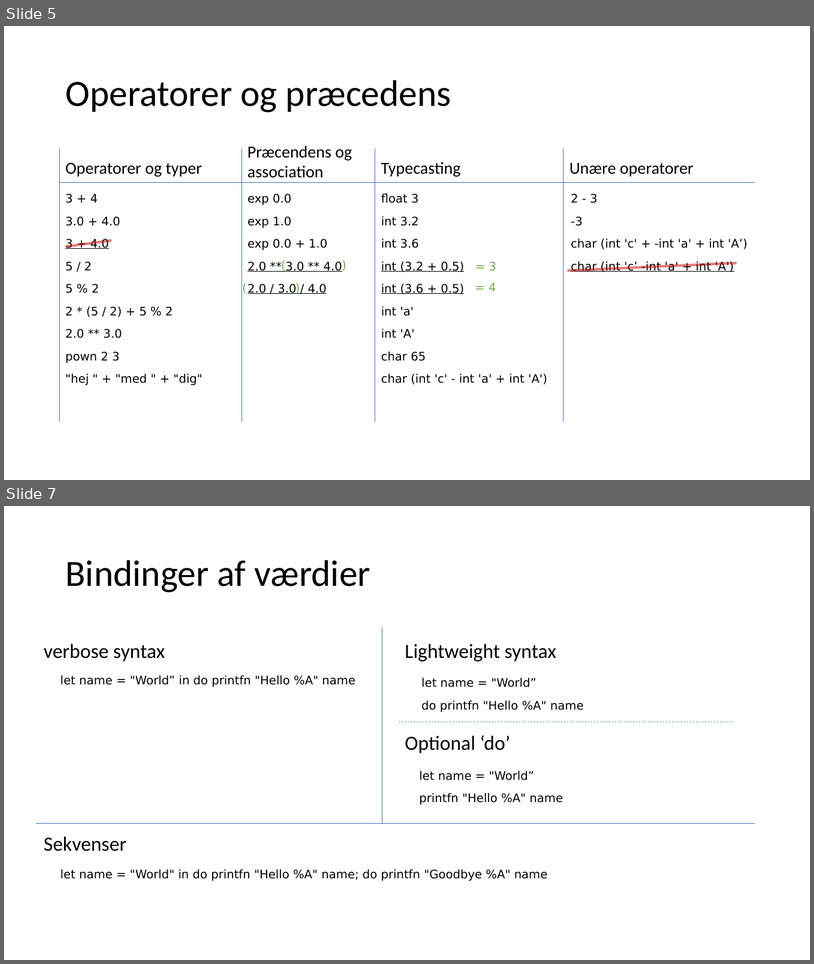
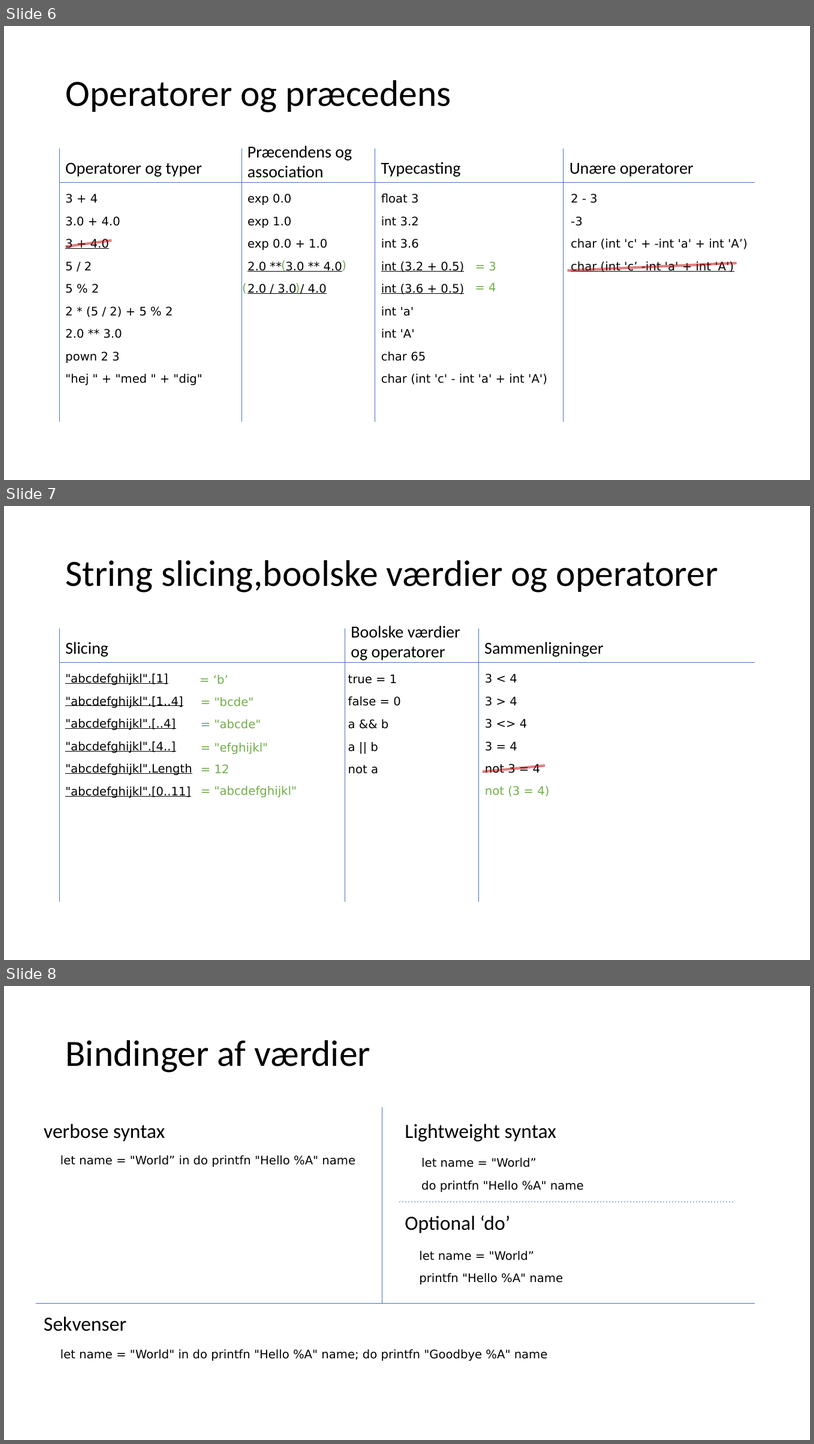
Before and after one commit to fisterloegsovs/pop22, a slide deck: lectures/3.1PrecedenceNKeywords/lecture.pptx. Shown one above the other, each under a label of ours: slides 5 and 7 before the commit, slides 6, 7 and 8 after it; the slides between them are not shown. The pictures are 814x964 and 814x1444 pixels, drawn with LibreOffice and Linux fonts; fonts in the diff are those of the drawing. Boxes give left, top, right and bottom in pixels: in the first picture for what was removed or moved away, otherwise in the second. Text is boxed around its words. In the diff, an @@ line names an element or a change of style, - is before the commit and + after.

```diff
--- a/lectures/3.1PrecedenceNKeywords/lecture.pptx
+++ b/lectures/3.1PrecedenceNKeywords/lecture.pptx
@@ slide 7 added at (x1=4, y1=506, x2=810, y2=960), background #FFFFFF @@
@@ title added at (x1=65, y1=560, x2=719, y2=592), 44 pt, text #000000 @@
+String slicing,boolske værdier og operatorer
@@ line added from (60, 628) to (60, 901), #4472C4 0.5 pt @@
@@ line added from (345, 628) to (345, 901), #4472C4 0.5 pt @@
@@ text added at (x1=351, y1=625, x2=461, y2=660), 20 pt, text #000000 @@
+Boolske værdier og operatorer
@@ line added from (479, 628) to (479, 901), #4472C4 0.5 pt @@
@@ text added at (x1=65, y1=642, x2=108, y2=657), 20 pt, text #000000 @@
+Slicing
@@ text added at (x1=485, y1=642, x2=603, y2=657), 20 pt, text #000000 @@
+Sammenligninger
@@ line added from (60, 663) to (755, 663), #4472C4 0.5 pt @@
@@ text added at (x1=65, y1=673, x2=192, y2=798), 14 pt, text #000000, underline @@
+"abcdefghijkl".[1]
+"abcdefghijkl".[1..4]
+"abcdefghijkl".[..4]
+"abcdefghijkl".[4..]
+"abcdefghijkl".Length
+"abcdefghijkl".[0..11]
@@ text added at (x1=213, y1=675, x2=228, y2=684), 14 pt, text #70AD47 @@
+= ‘b’
@@ text added at (x1=348, y1=674, x2=401, y2=774), 14 pt, text #000000 @@
+true = 1
+false = 0
+a && b
+a || b
+not a
@@ text added at (x1=485, y1=673, x2=540, y2=773), 14 pt, text #000000 @@
+3 < 4
+3 > 4
+3 <> 4
+3 = 4
+not 3 = 4
@@ text added at (x1=215, y1=697, x2=254, y2=706), 14 pt, text #70AD47 @@
+= "bcde"
@@ text added at (x1=215, y1=719, x2=261, y2=729), 14 pt, text #70AD47 @@
+= "abcde"
@@ text added at (x1=215, y1=742, x2=269, y2=754), 14 pt, text #70AD47 @@
+= "efghijkl"
@@ text added at (x1=215, y1=764, x2=230, y2=773), 14 pt, text #70AD47 @@
+= 12
@@ line added from (483, 772) to (545, 766), #C00000 3 pt @@
@@ text added at (x1=215, y1=786, x2=297, y2=797), 14 pt, text #70AD47 @@
+= "abcdefghijkl"
@@ text added at (x1=485, y1=786, x2=549, y2=796), 14 pt, text #70AD47 @@
+not (3 = 4)
@@ what was slide 5 is now slide 6 @@
@@ what was slide 7 is now slide 8 @@
```
Also in this commit, not shown: 2 slides changed, 1 other slide added, 1 slide removed, 3 other files.
